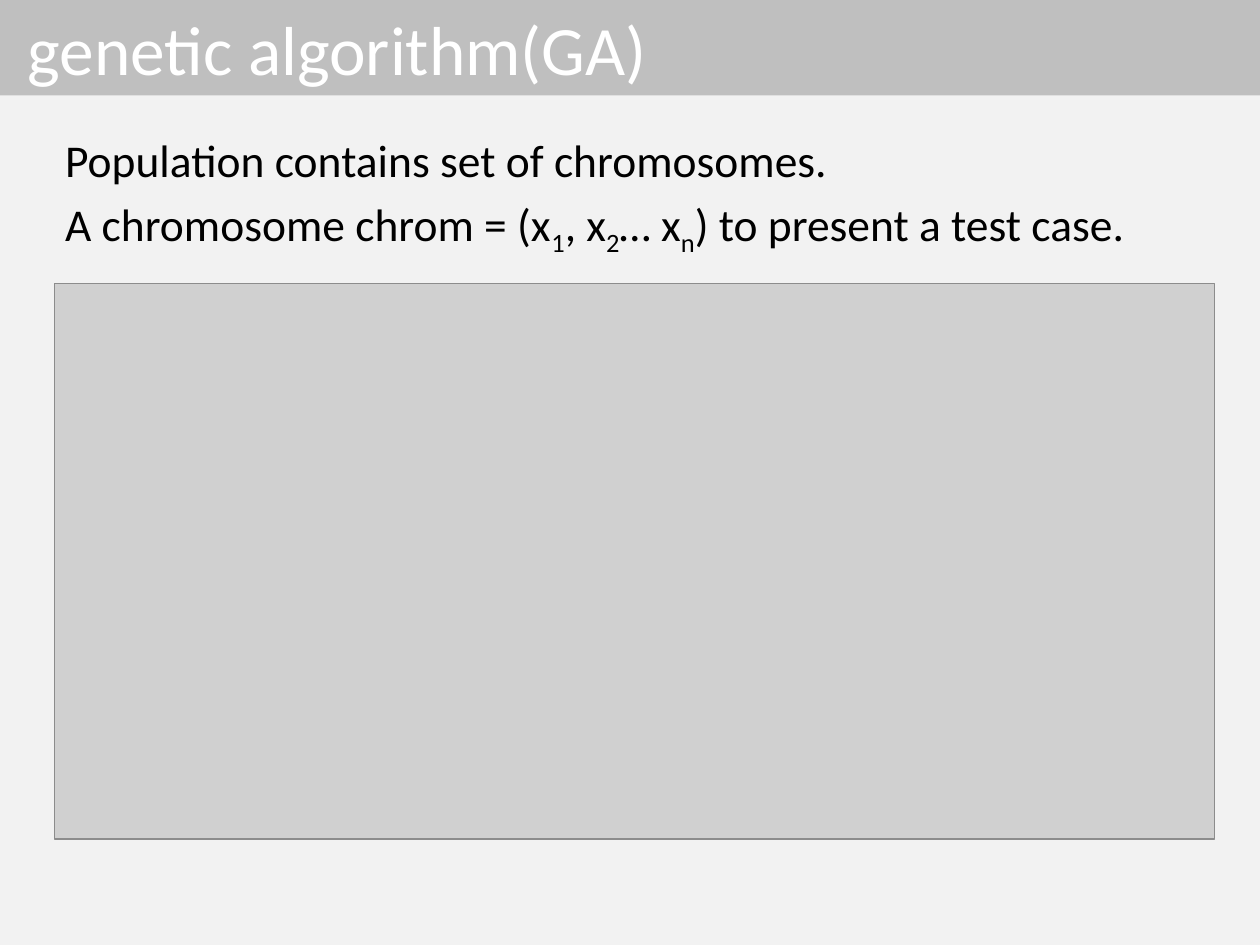
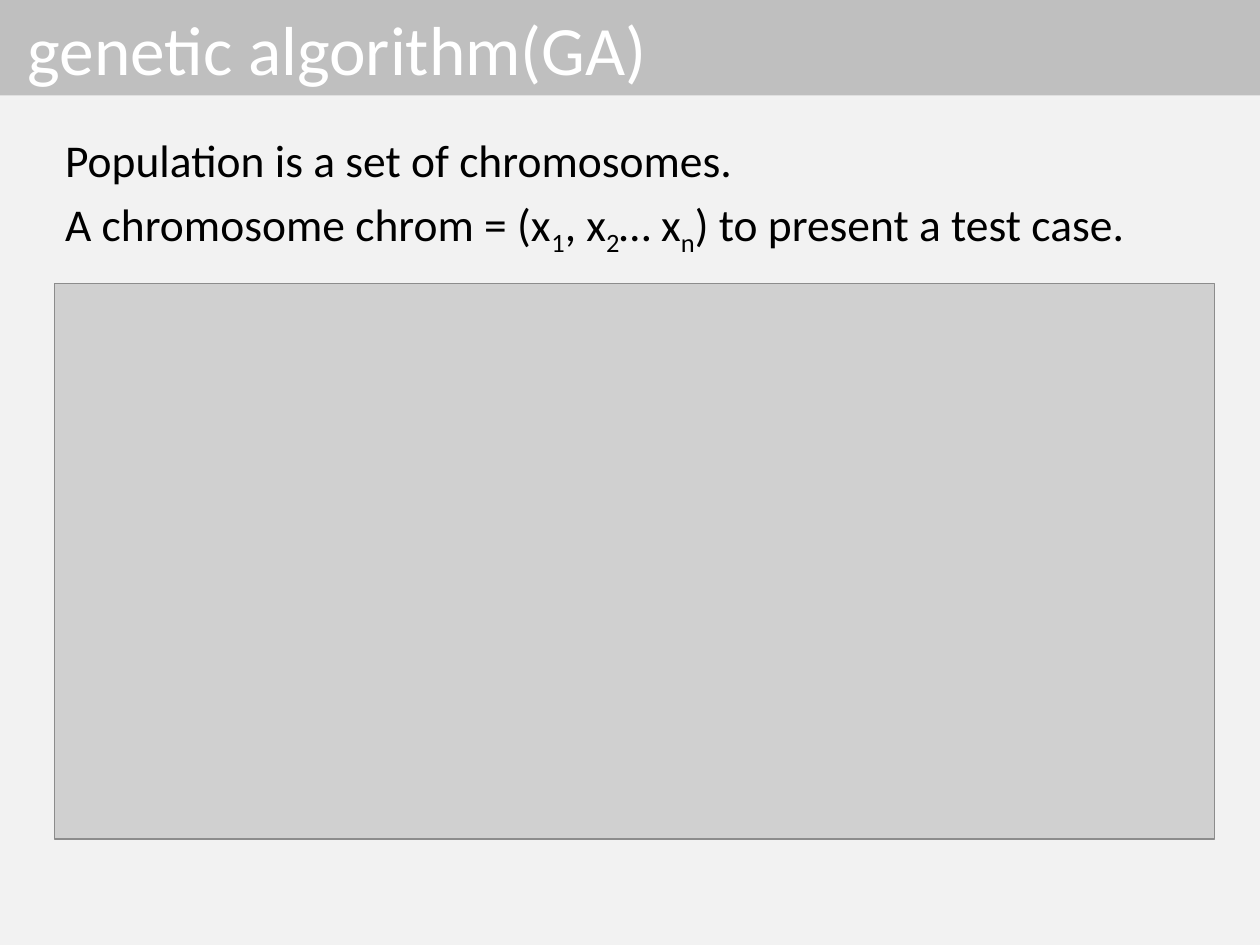
Before and after one commit to dinhngocthi/GAsource, a slide deck: slide 9 of CFT4CUnitSrc/src/report/ACOMP2016_Presentation.pptx. Drawn at 1260x945 pixels with LibreOffice and Linux fonts; fonts in the diff are those of the drawing; grey boxes stand for pictures. Boxes give left, top, right and bottom in pixels: in the first picture for what was removed or moved away, otherwise in the second. Text is boxed around its words. In the diff, an @@ line names an element or a change of style, - is before the commit and + after.

```diff
--- a/CFT4CUnitSrc/src/report/ACOMP2016_Presentation.pptx
+++ b/CFT4CUnitSrc/src/report/ACOMP2016_Presentation.pptx
@@ text at bbox=[65, 145, 732, 185]: text changed @@
-Population contains set of chromosomes.
+Population is a set of chromosomes.
```
Also in this commit, not shown: 4 other slides changed.
